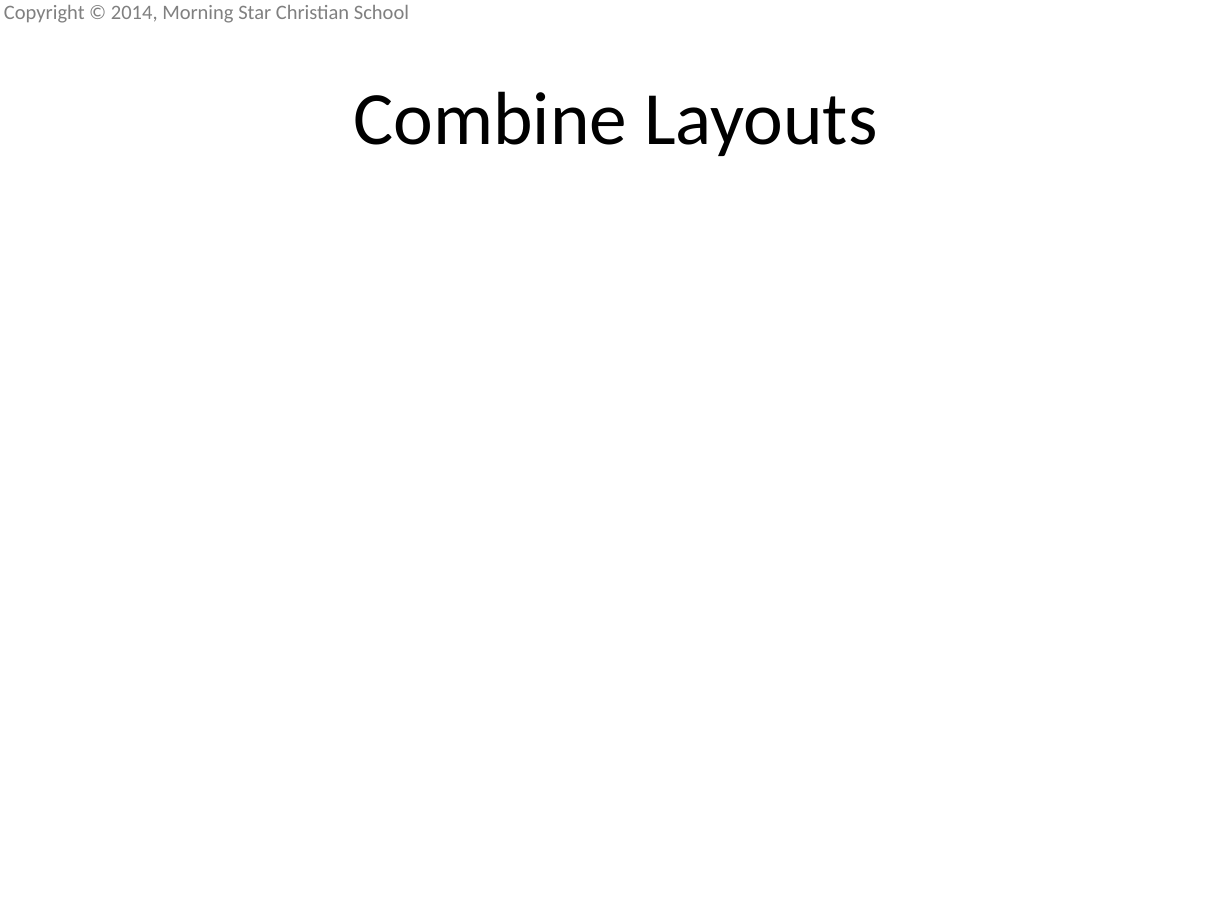
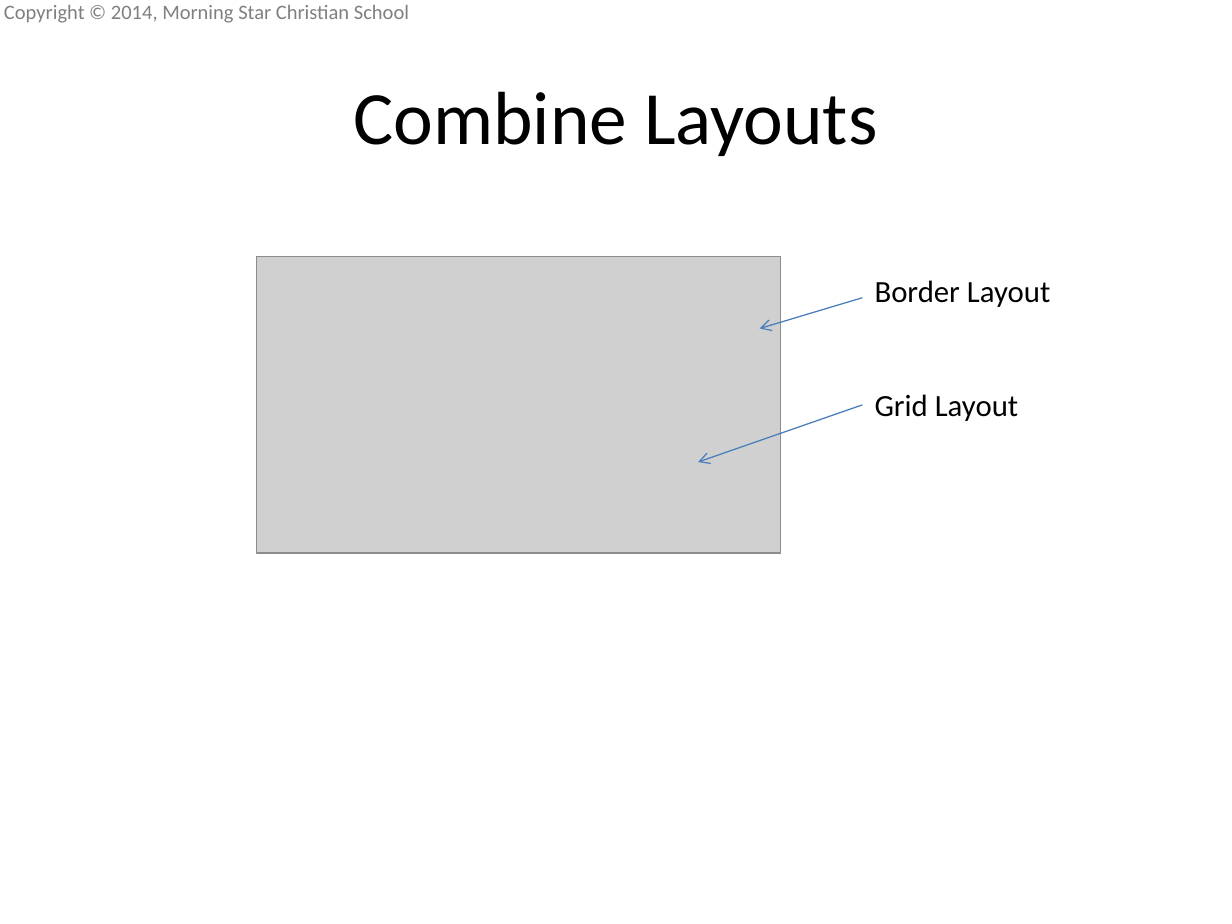
Before and after one commit to mscsbend/presentations, a slide deck: slide 19 of Lesson 3.pptx. Drawn at 1232x924 pixels with LibreOffice and Linux fonts; fonts in the diff are those of the drawing; grey boxes stand for pictures; background and template pictures are left out. Boxes give left, top, right and bottom in pixels: in the first picture for what was removed or moved away, otherwise in the second. Text is boxed around its words. In the diff, an @@ line names an element or a change of style, - is before the commit and + after.

```diff
--- a/Lesson 3.pptx
+++ b/Lesson 3.pptx
@@ picture added at [256,256,780,553] @@
@@ arrow added from (862, 298) to (760, 329), #4B7EBC 0.75 pt @@
@@ text added at [875,280,1050,307], 18 pt, text #000000 @@
+Border Layout
@@ arrow added from (862, 405) to (699, 462), #4B7EBC 0.75 pt @@
@@ text added at [875,394,1018,421], 18 pt, text #000000 @@
+Grid Layout
```
Also in this commit, not shown: 6 other slides changed, 8 slides added.
